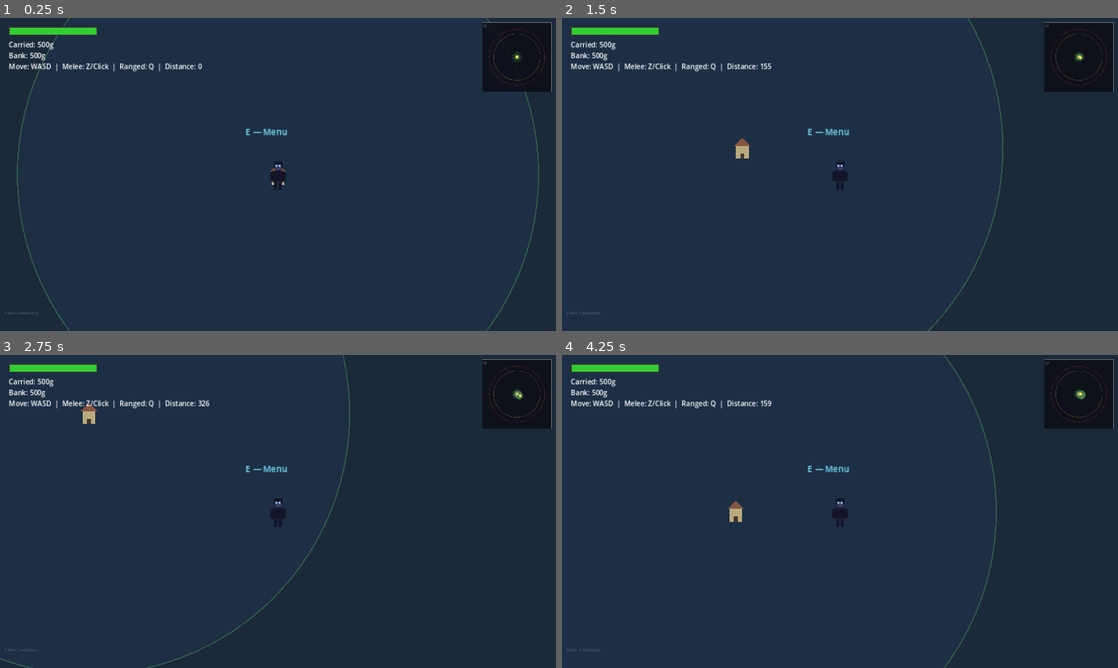
Above: before the commit, frames 1-4 (two rows, left to right).
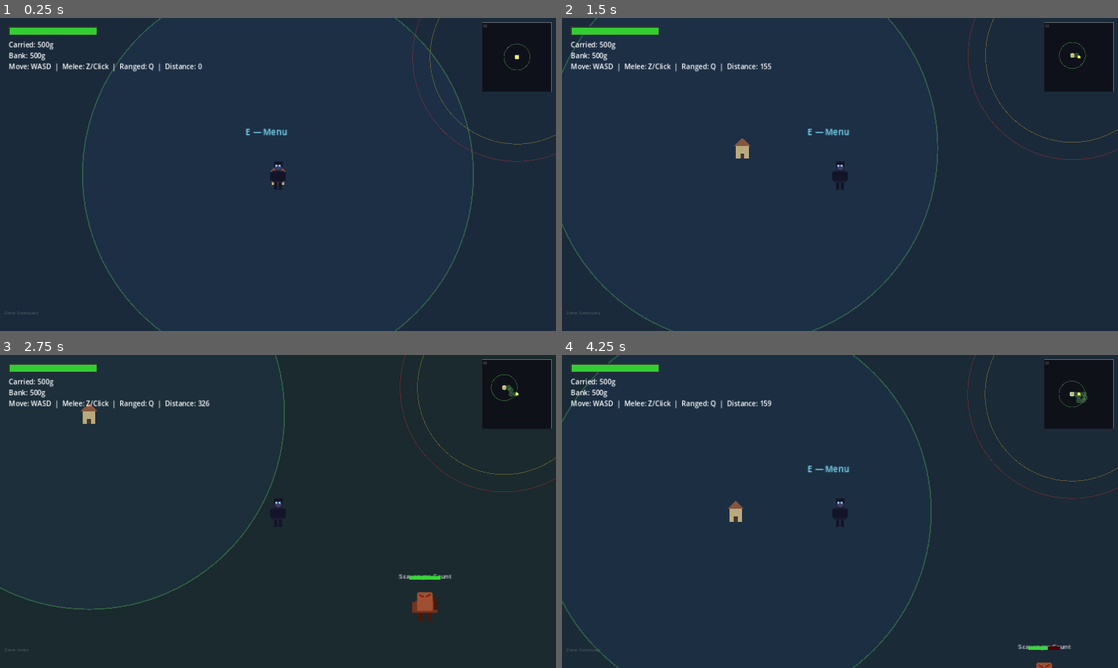
Above: after the commit, the same moments.

Repository: cbradshaw11/game-concept
Game: Godot game, scene res://scenes/world/world_scene.tscn
The game is run twice, just before and just after one commit, with the same random seed, the same clock (stepped at 60 frames per second) and the same inputs.
Inputs (mouse positions are in pixels of both pictures, inside the frame that each line leads up to):
- Up to frame 1 (0.25 s): no input
- Up to frame 2 (1.5 s): tap Enter at 0.5 s; move the mouse to (962, 158) at 0.52 s; hold Right (ui_right) 0.53-1.28 s; tap Space (attack) at 0.6 s; click (962, 158) at 0.67 s; move the mouse to (728, 190) at 1.27 s; hold Down (ui_down) from 1.28 s (still down); tap R (attack_magic) at 1.35 s
- Up to frame 3 (2.75 s): move the mouse to (333, 442) at 2.02 s; release Down (ui_down) at 2.03 s; hold Right (ui_right) from 2.03 s (still down); tap Z (attack_melee) at 2.1 s
- Up to frame 4 (4.25 s): move the mouse to (812, 574) at 2.77 s; release Right (ui_right) at 2.78 s; hold Up (ui_up) 2.78-3.53 s; tap Q (attack_ranged) at 2.85 s; click (812, 574) at 2.92 s; move the mouse to (1006, 558) at 3.52 s; hold Left (ui_left) from 3.53 s (still down); tap X (guard) at 3.6 s

The runs differ from the first frame. In frame 1, 1.3% of the frame differs, in the area x 3-100%, y 0-100%; in frame 2, 1.0%; in frame 3, 1.6%, in the area x 0-100%, y 0-100%; in frame 4, 1.2%.

Commit message:
fix: player-centered minimap, inner ring to 300, map follows player as they explore

Diff:
--- a/game/scenes/world/world_scene.gd
+++ b/game/scenes/world/world_scene.gd
@@ -562,12 +562,12 @@
 	var fill_count := 120
 	for i in range(fill_count):
 		var angle: float = TAU * float(i) / float(fill_count)
-		fill_points.append(Vector2(cos(angle), sin(angle)) * 400.0)
+		fill_points.append(Vector2(cos(angle), sin(angle)) * 300.0)
 	sanctuary_fill.polygon = fill_points
 	sanctuary_fill.color = Color(0.2, 0.4, 0.8, 0.08)
 	zone_markers.add_child(sanctuary_fill)
 	# Draw colored ring outlines
-	_add_ring_outline(400.0, Color(0.4, 0.9, 0.4, 0.25))
+	_add_ring_outline(300.0, Color(0.4, 0.9, 0.4, 0.25))
 	_add_ring_outline(2000.0, Color(0.9, 0.7, 0.2, 0.25))
 	_add_ring_outline(2400.0, Color(0.9, 0.2, 0.2, 0.25))
 
@@ -681,35 +681,38 @@
 	exp_panel.add_child(minimap_expanded_control)
 
 func _draw_minimap(control: Control, map_size: float) -> void:
-	var outer_r: float = 2400.0
-	var scale_factor: float = map_size / (outer_r * 2.5)
+	# Map is player-centered. Scale: show ~800 world units around the player
+	var view_radius: float = 800.0
+	var scale_factor: float = (map_size * 0.5) / view_radius
 	var center := Vector2(map_size / 2.0, map_size / 2.0)
+	var cam_origin: Vector2 = player.position  # map center tracks player
 
 	# Explored areas (fog of war reveal)
 	for pos in explored_positions:
-		var map_pos: Vector2 = (pos - HOME_POS) * scale_factor + center
+		var map_pos: Vector2 = (pos - cam_origin) * scale_factor + center
 		if map_pos.x >= -10.0 and map_pos.x <= map_size + 10.0 and map_pos.y >= -10.0 and map_pos.y <= map_size + 10.0:
-			control.draw_circle(map_pos, 8.0 * (map_size / 160.0), Color(0.3, 0.5, 0.3, 0.5))
-
-	# Zone ring outlines
+			control.draw_circle(map_pos, 6.0 * (map_size / 160.0), Color(0.3, 0.5, 0.3, 0.5))
+
+	# Zone ring outlines (drawn relative to HOME_POS, which moves as cam moves)
 	var rings := [
-		[400.0, Color(0.4, 0.9, 0.4, 0.3)],
-		[2000.0, Color(0.9, 0.7, 0.2, 0.3)],
-		[2400.0, Color(0.9, 0.2, 0.2, 0.3)],
+		[300.0, Color(0.4, 0.9, 0.4, 0.35)],
+		[2000.0, Color(0.9, 0.7, 0.2, 0.35)],
+		[2400.0, Color(0.9, 0.2, 0.2, 0.35)],
 	]
 	for ring_data in rings:
 		var r: float = ring_data[0] * scale_factor
-		control.draw_arc(center, r, 0.0, TAU, 64, ring_data[1], 1.0)
-
-	# Home icon — small white square at center
-	control.draw_rect(Rect2(center - Vector2(3, 3), Vector2(6, 6)), Color(0.85, 0.75, 0.5, 0.9))
-
-	# Player dot
-	var dot_r: float = 3.0 * (map_size / 160.0)
-	var player_map_pos: Vector2 = (player.position - HOME_POS) * scale_factor + center
-	player_map_pos.x = clampf(player_map_pos.x, dot_r, map_size - dot_r)
-	player_map_pos.y = clampf(player_map_pos.y, dot_r, map_size - dot_r)
-	control.draw_circle(player_map_pos, dot_r, Color(1.0, 1.0, 0.3, 1.0))
+		var ring_center: Vector2 = (HOME_POS - cam_origin) * scale_factor + center
+		control.draw_arc(ring_center, r, 0.0, TAU, 80, ring_data[1], 1.5)
+
+	# Home icon — small square, positioned relative to camera
+	var home_map: Vector2 = (HOME_POS - cam_origin) * scale_factor + center
+	if home_map.x >= -6 and home_map.x <= map_size + 6 and home_map.y >= -6 and home_map.y <= map_size + 6:
+		control.draw_rect(Rect2(home_map - Vector2(4, 4), Vector2(8, 8)), Color(0.85, 0.75, 0.5, 0.9))
+		control.draw_rect(Rect2(home_map - Vector2(4, 4), Vector2(8, 8)), Color(1.0, 1.0, 1.0, 0.5), false, 1.0)
+
+	# Player dot — always at center of map
+	var dot_r: float = 3.5 * (map_size / 160.0)
+	control.draw_circle(center, dot_r, Color(1.0, 1.0, 0.3, 1.0))
 
 func _on_minimap_click(event: InputEvent) -> void:
 	if event is InputEventMouseButton and event.pressed and event.button_index == MOUSE_BUTTON_LEFT:
--- a/game/scripts/systems/world_manager.gd
+++ b/game/scripts/systems/world_manager.gd
@@ -3,7 +3,7 @@
 signal zone_changed(old_zone: String, new_zone: String)
 signal player_distance_changed(distance: float)
 
-const INNER_START := 400.0
+const INNER_START := 300.0
 const MID_START := 2000.0
 const OUTER_START := 2400.0
 
